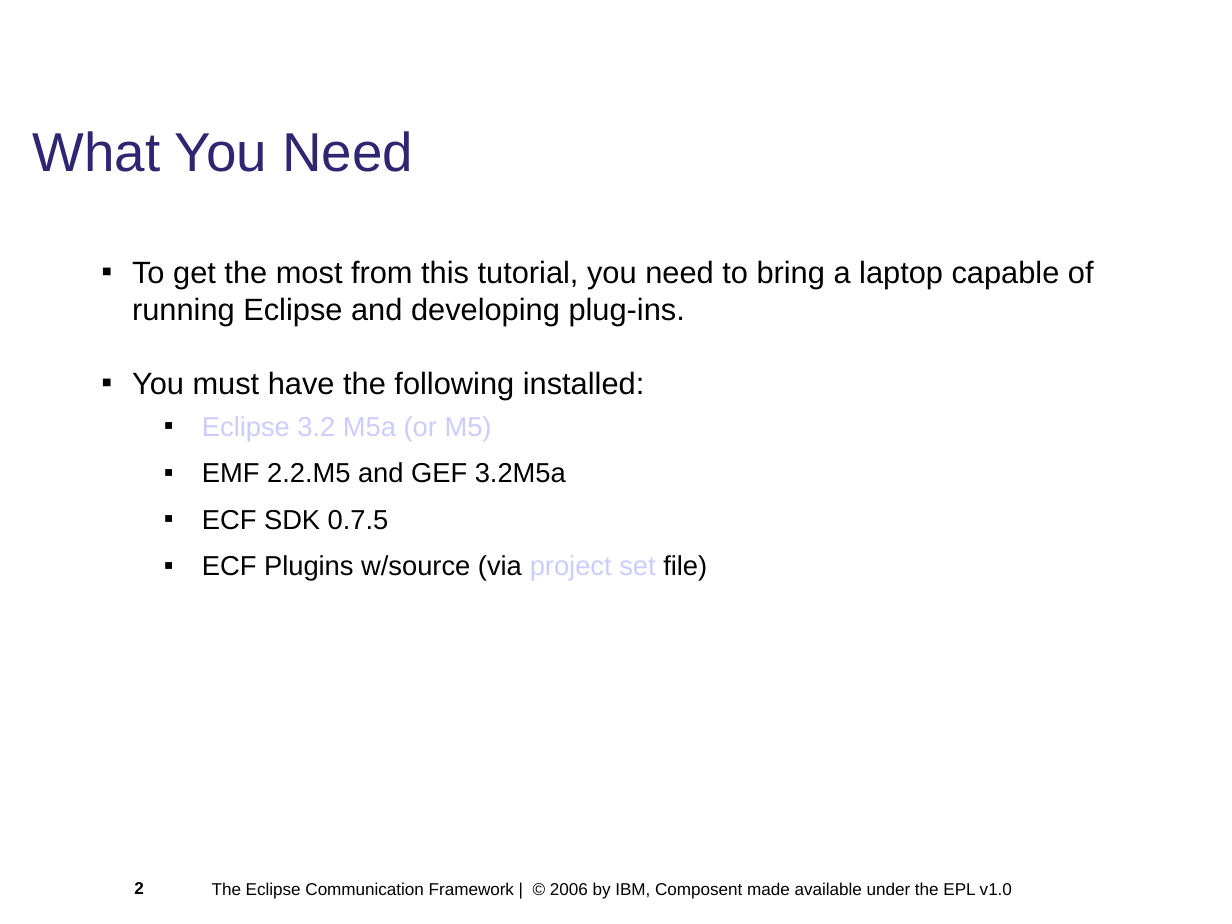
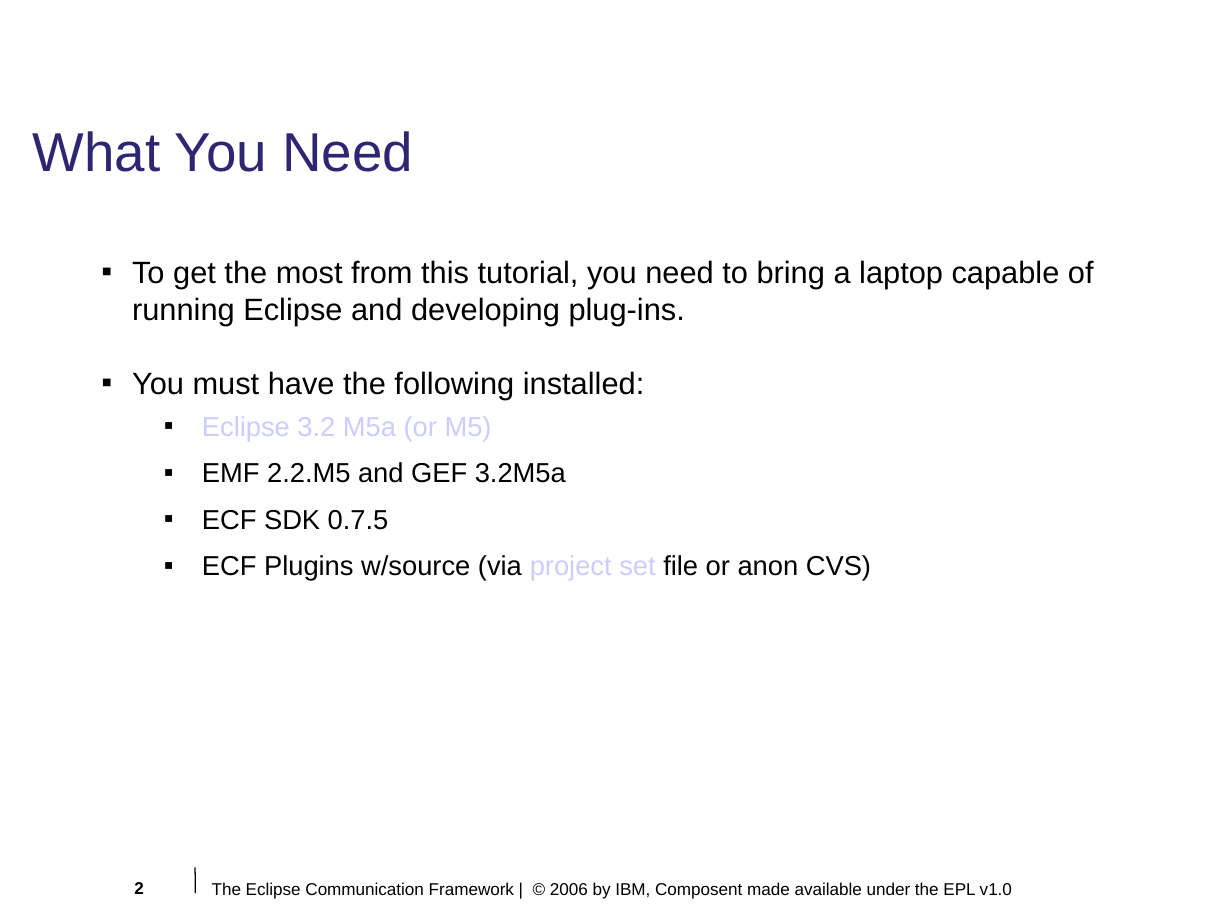
Before and after one commit to eclipse/ecf, a slide deck: slide 2 of doc/tutorials/EclipseCON 2006/module1.odp. Drawn at 1232x924 pixels with LibreOffice and Linux fonts; fonts in the diff are those of the drawing; background and template pictures are left out. Boxes give left, top, right and bottom in pixels: in the first picture for what was removed or moved away, otherwise in the second. Text is boxed around its words. In the diff, an @@ line names an element or a change of style, - is before the commit and + after.

```diff
--- a/doc/tutorials/EclipseCON 2006/module1.odp
+++ b/doc/tutorials/EclipseCON 2006/module1.odp
@@ text at <box>202,555,871,581</box>: text changed @@
-  ▪ ECF Plugins w/source (via project set file)
+  ▪ ECF Plugins w/source (via project set file or anon CVS)
@@ line added from (195, 867) to (196, 893), #000000 0.74 pt @@
```
Also in this commit, not shown: 21 other slides changed, 1 other file.
